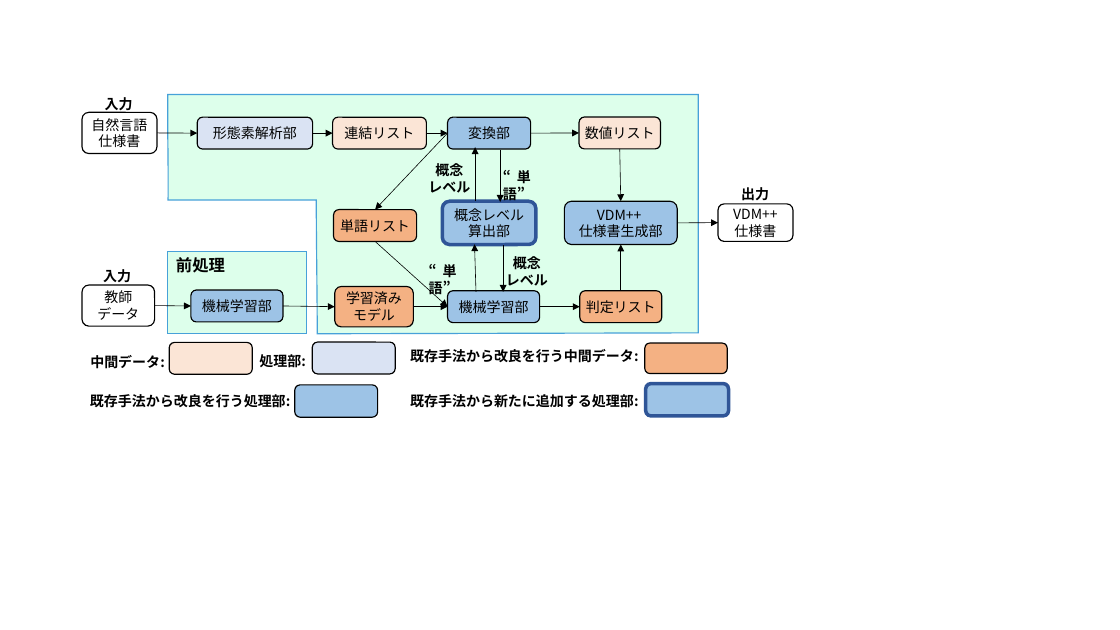
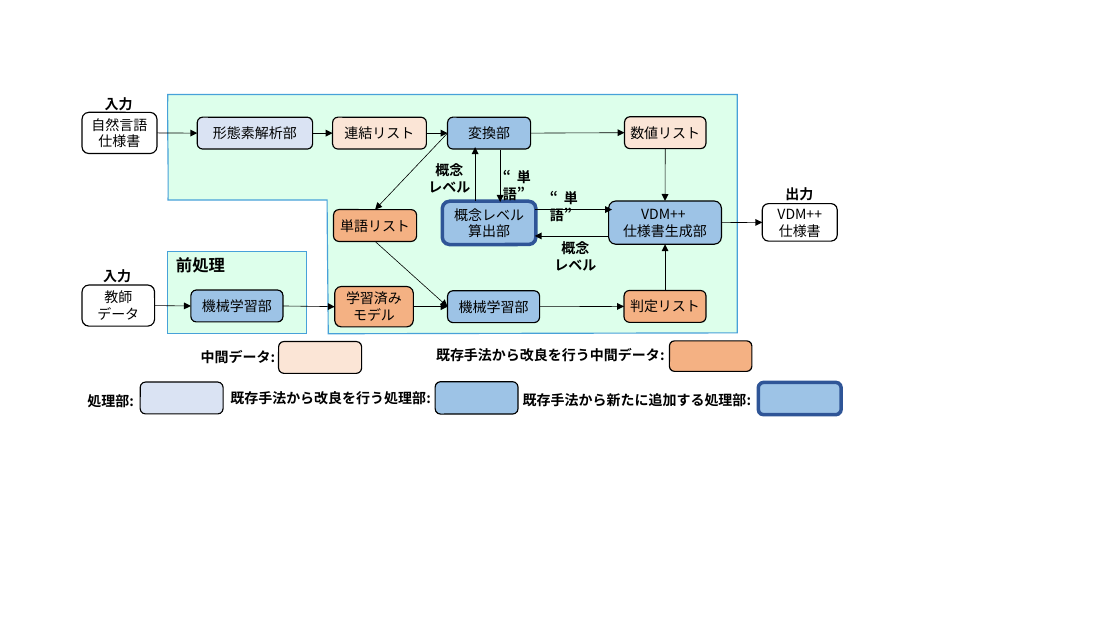
Before and after one commit to sugaken0528/masterPaper, a slide deck: slide 1 of image/sozai.pptx. Drawn at 1120x630 pixels with LibreOffice and Linux fonts; fonts in the diff are those of the drawing. Boxes give left, top, right and bottom in pixels: in the first picture for what was removed or moved away, otherwise in the second. Text is boxed around its words. In the diff, an @@ line names an element or a change of style, - is before the commit and + after.

```diff
--- a/image/sozai.pptx
+++ b/image/sozai.pptx
@@ freeform shape: place and size @@
-freeform shape at bbox=[168, 95, 699, 334]
+freeform shape at bbox=[168, 95, 738, 334]
@@ arrow moved from (531, 133) - (579, 133) to (531, 133) - (625, 133) @@
@@ 4 rounded rectangles, 3 arrows, 1 text: place and size @@
-4 rounded rectangles, 3 arrows, 1 text at bbox=[565, 117, 793, 323]
+4 rounded rectangles, 3 arrows, 1 text at bbox=[609, 117, 838, 323]
@@ text "“単語”": place and size @@
-text "“単語”" at bbox=[429, 264, 457, 297]
+text "“単語”" at bbox=[550, 191, 578, 222]
@@ arrow moved from (503, 245) - (503, 292) to (609, 236) - (535, 236) @@
@@ arrow moved from (476, 292) - (475, 245) to (535, 210) - (613, 210) @@
@@ text "概念": place and size @@
-text "概念" at bbox=[506, 254, 548, 286]
+text "概念" at bbox=[554, 239, 596, 271]
@@ arrow moved from (539, 307) - (580, 307) to (539, 307) - (624, 307) @@
@@ text "中間データ:": place and size @@
-text "中間データ:" at bbox=[90, 355, 165, 369]
+text "中間データ:" at bbox=[201, 350, 276, 364]
@@ rounded rectangle: place and size @@
-rounded rectangle at bbox=[169, 343, 252, 375]
+rounded rectangle at bbox=[279, 342, 362, 374]
@@ text "既存手法から改良を行う中間データ:": place and size @@
-text "既存手法から改良を行う中間データ:" at bbox=[410, 349, 639, 363]
+text "既存手法から改良を行う中間データ:" at bbox=[436, 348, 665, 362]
@@ rounded rectangle: place and size @@
-rounded rectangle at bbox=[645, 343, 728, 373]
+rounded rectangle at bbox=[670, 341, 752, 371]
@@ text "処理部:": place and size @@
-text "処理部:" at bbox=[259, 354, 306, 367]
+text "処理部:" at bbox=[87, 394, 134, 407]
@@ rounded rectangle: place and size @@
-rounded rectangle at bbox=[313, 342, 396, 374]
+rounded rectangle at bbox=[140, 382, 223, 414]
@@ text "既存手法から改良を行う処理部:": place and size @@
-text "既存手法から改良を行う処理部:" at bbox=[90, 394, 291, 408]
+text "既存手法から改良を行う処理部:" at bbox=[230, 391, 431, 405]
@@ rounded rectangle: place and size @@
-rounded rectangle at bbox=[295, 385, 378, 418]
+rounded rectangle at bbox=[435, 381, 518, 414]
@@ text "既存手法から新たに追加する処理部:": place and size @@
-text "既存手法から新たに追加する処理部:" at bbox=[410, 394, 639, 408]
+text "既存手法から新たに追加する処理部:" at bbox=[523, 393, 752, 407]
@@ rounded rectangle: place and size @@
-rounded rectangle at bbox=[646, 384, 729, 417]
+rounded rectangle at bbox=[759, 382, 842, 415]
```
Also in this commit, not shown: 2 other slides changed, 1 slide added, 5 other files.
